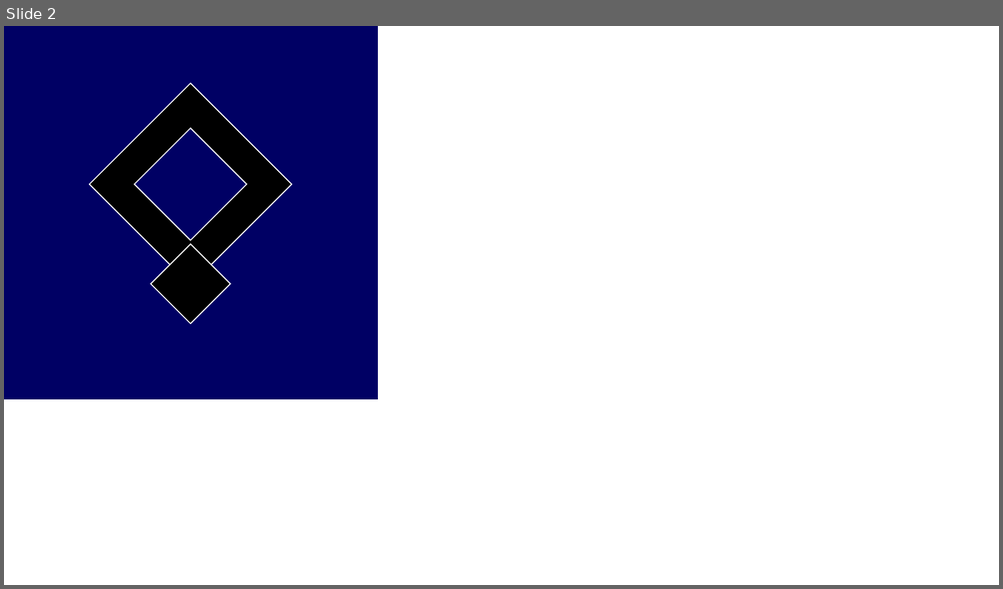
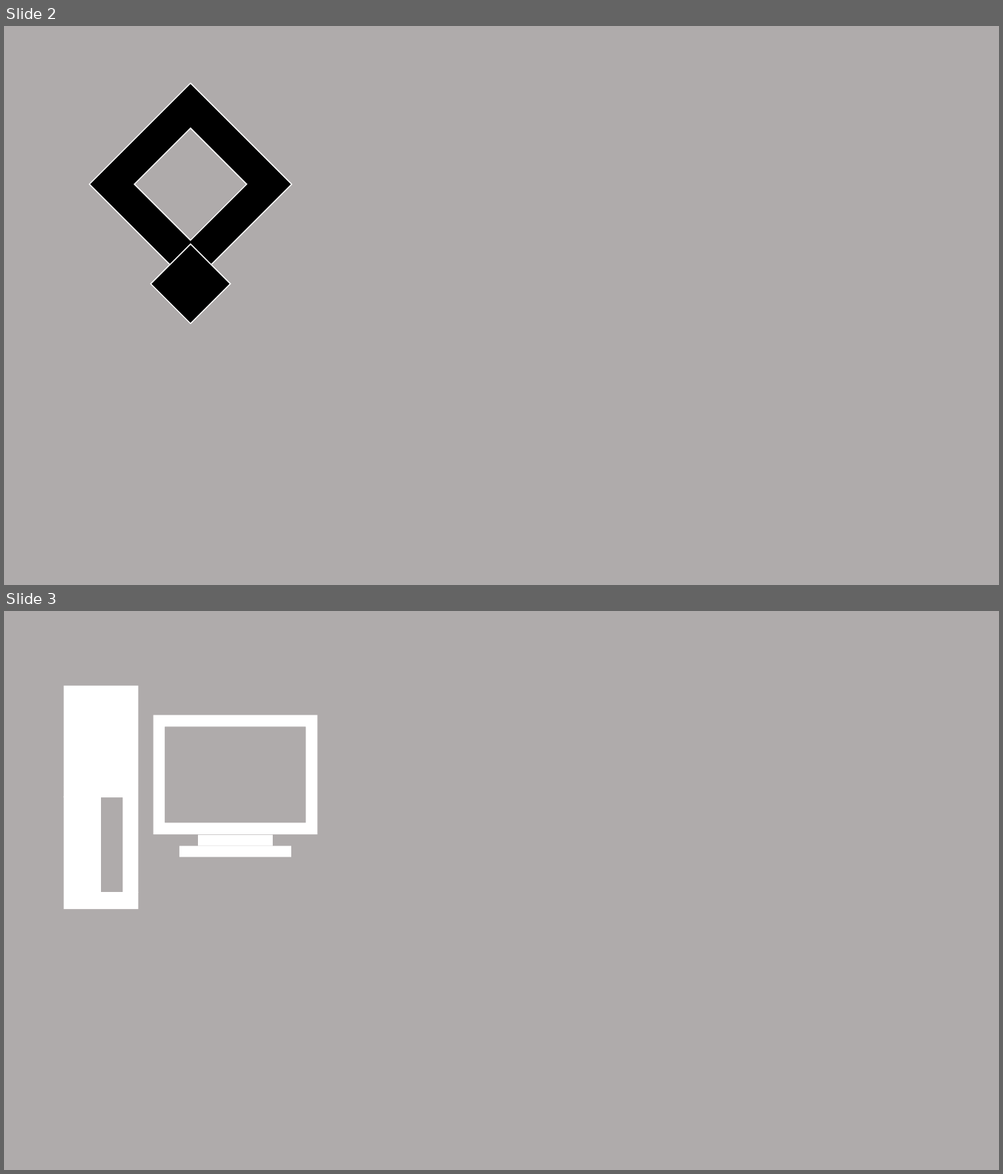
Before and after one commit to ChrisVasterling/chrisvasterling, a slide deck: Files/img/icons/icons.pptx. Shown one above the other, each under a label of ours: slide 2 before the commit, slides 2 and 3 after it. The pictures are 1003x589 and 1003x1174 pixels, drawn with LibreOffice and Linux fonts; fonts in the diff are those of the drawing. Boxes give left, top, right and bottom in pixels: in the first picture for what was removed or moved away, otherwise in the second. Text is boxed around its words. In the diff, an @@ line names an element or a change of style, - is before the commit and + after.

```diff
--- a/Files/img/icons/icons.pptx
+++ b/Files/img/icons/icons.pptx
@@ slide 3 added at <box>4,611,999,1170</box>, background #AFABAB @@
@@ rectangle added at <box>64,686,138,786</box>, fill #FFFFFF @@
@@ frame added at <box>153,715,317,834</box>, fill #FFFFFF @@
@@ corner added at <box>64,786,138,892</box>, fill #FFFFFF @@
@@ corner added at <box>64,797,138,909</box>, fill #FFFFFF @@
@@ rectangle added at <box>179,846,291,857</box>, fill #FFFFFF @@
@@ rectangle added at <box>198,834,273,846</box>, fill #FFFFFF @@
@@ slide 2 changed as well @@
@@ background #FFFFFF to #AFABAB @@
@@ rectangle removed at <box>4,26,377,399</box> @@
```
Also in this commit, not shown: 5 other slides changed, 9 other slides added, 8 slides removed, 34 other files.
